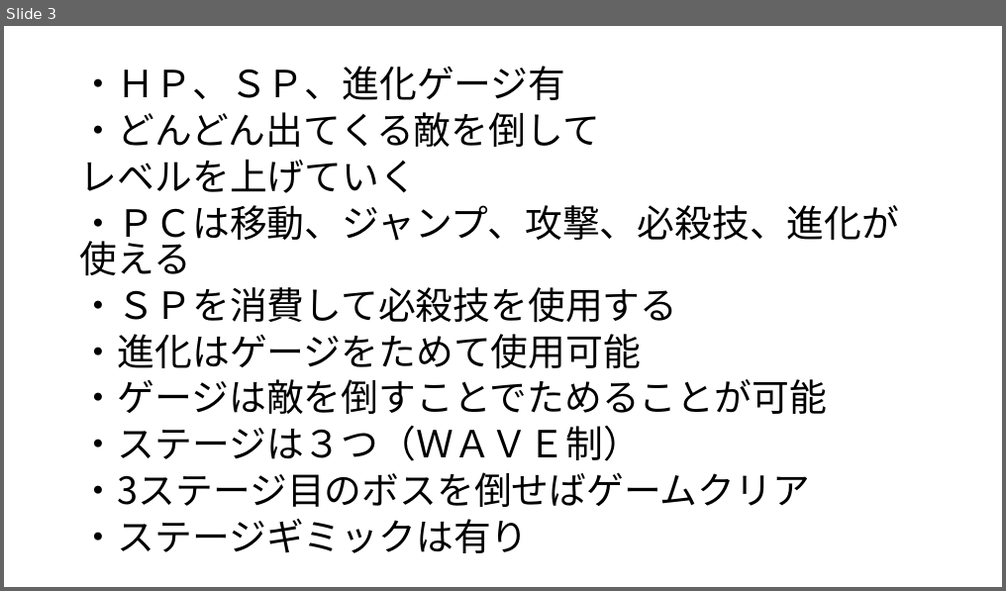
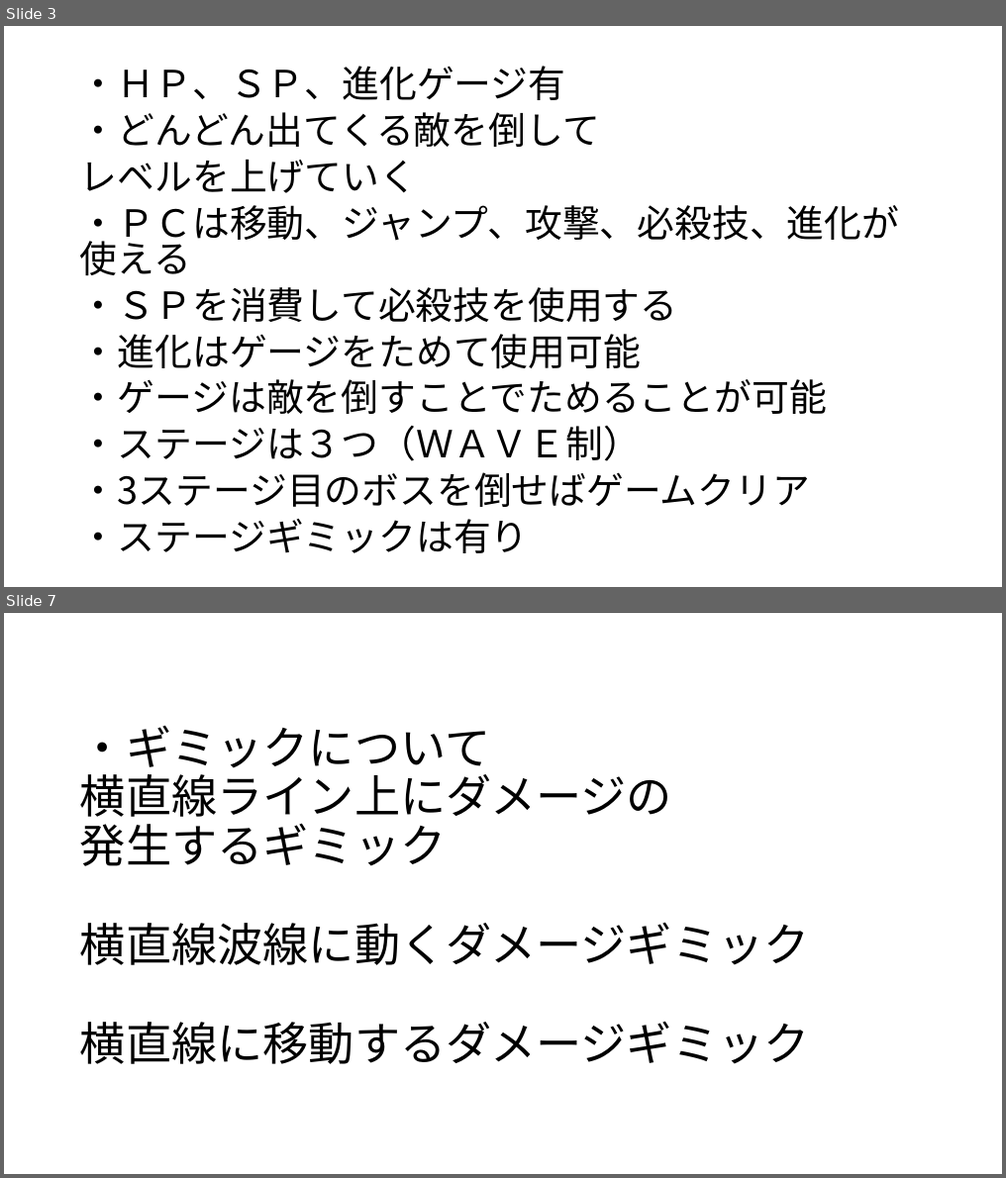
Before and after one commit to GCLUC2019/GameProject, a slide deck: Fukuyama/ゲームキャンプ企画書.pptx. Shown one above the other, each under a label of ours: slide 3 before the commit, slides 3 and 7 after it; the slides between them are not shown. The pictures are 1006x591 and 1006x1178 pixels, drawn with LibreOffice and Linux fonts; fonts in the diff are those of the drawing. Boxes give left, top, right and bottom in pixels: in the first picture for what was removed or moved away, otherwise in the second. Text is boxed around its words. In the diff, an @@ line names an element or a change of style, - is before the commit and + after.

Commit message:
ギミックまで作成

```diff
--- a/Fukuyama/ゲームキャンプ企画書.pptx
+++ b/Fukuyama/ゲームキャンプ企画書.pptx
@@ slide 7 added at [4,613,1002,1174], background #FFFFFF @@
@@ title added at [80,725,810,1064], 44 pt, text #000000 @@
+・ギミックについて
+横直線ライン上にダメージの
+発生するギミック
+横直線波線に動くダメージギミック
+横直線に移動するダメージギミック
```
Also in this commit, not shown: 2 slides changed, 1 other slide added.
